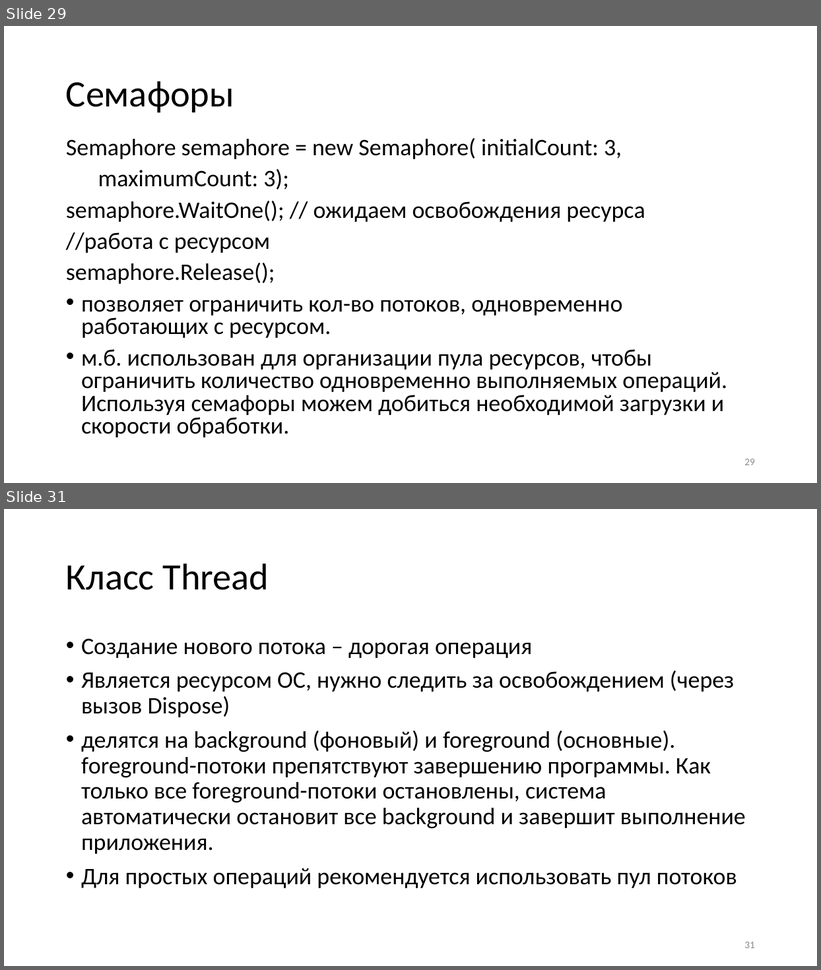
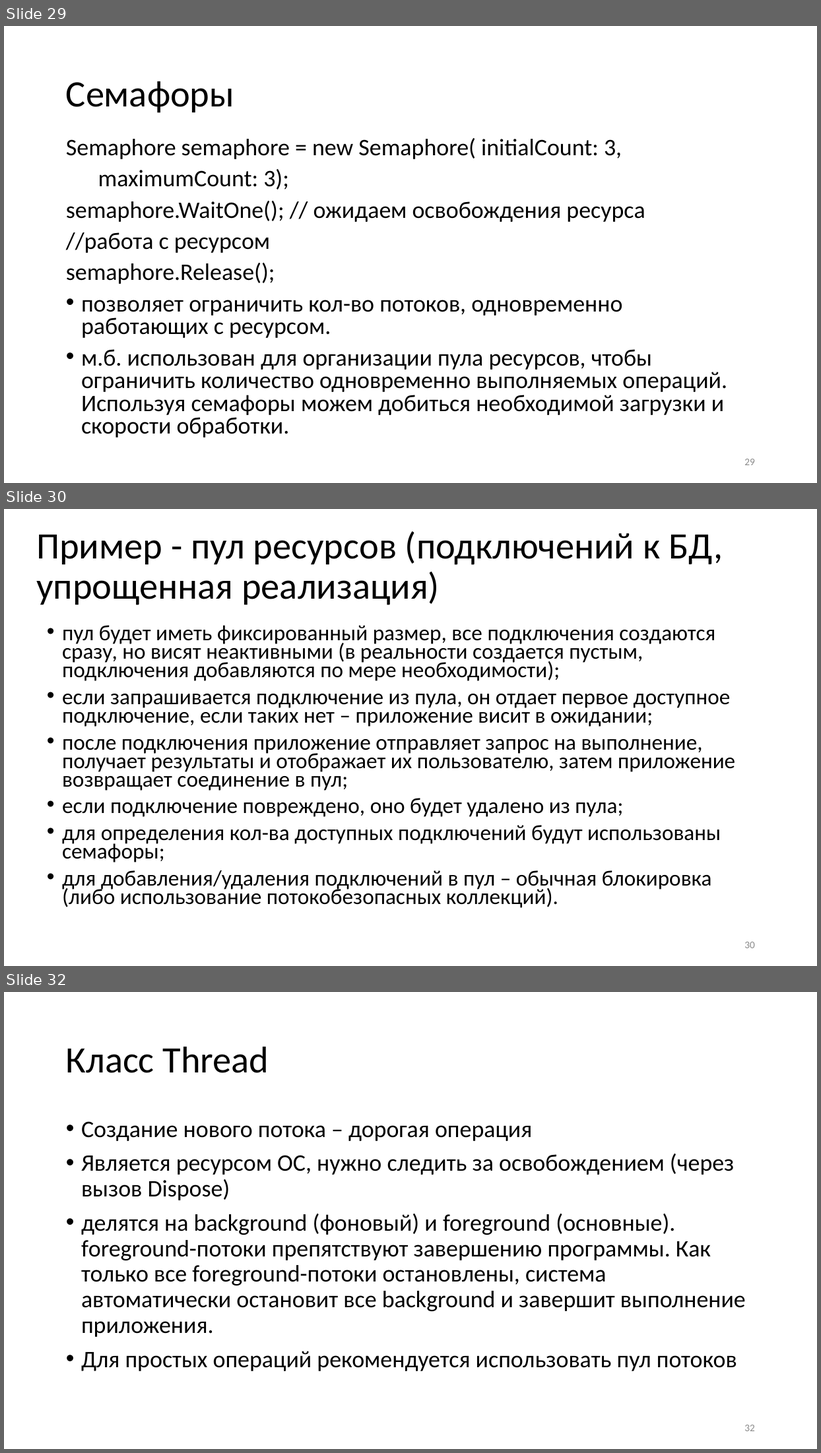
Before and after one commit to blockin90/Programming_PIB, a slide deck: Лекции/3 семестр/Часть 3/Программирование лекция 3.3.pptx. Shown one above the other, each under a label of ours: slides 29 and 31 before the commit, slides 29, 30 and 32 after it; the slides between them are not shown. The pictures are 821x970 and 821x1453 pixels, drawn with LibreOffice and Linux fonts; fonts in the diff are those of the drawing. Boxes give left, top, right and bottom in pixels: in the first picture for what was removed or moved away, otherwise in the second. Text is boxed around its words. In the diff, an @@ line names an element or a change of style, - is before the commit and + after.

Commit message:
Правки 3й части лекций 3го семестра
Дополнено описание примера для реализации пула ресурсов
Добавлены примеры async/await

```diff
--- a/Лекции/3 семестр/Часть 3/Программирование лекция 3.3.pptx
+++ b/Лекции/3 семестр/Часть 3/Программирование лекция 3.3.pptx
@@ slide 30 added at <box>4,509,817,966</box>, background #FFFFFF @@
@@ title added at <box>36,531,723,605</box>, 44 pt, text #000000 @@
+Пример - пул ресурсов (подключений к БД,
+упрощенная реализация)
@@ text added at <box>62,625,735,908</box>, 25.9 pt, text #000000 @@
+• пул будет иметь фиксированный размер, все подключения создаются сразу, но висят неактивными (в реальности создается пустым, подключения добавляются по мере необходимости);
+• если запрашивается подключение из пула, он отдает первое доступное подключение, если таких нет – приложение висит в ожидании;
+• после подключения приложение отправляет запрос на выполнение, получает результаты и отображает их пользователю, затем приложение возвращает соединение в пул;
+• если подключение повреждено, оно будет удалено из пула;
+• для определения кол-ва доступных подключений будут использованы семафоры;
+• для добавления/удаления подключений в пул – обычная блокировка (либо использование потокобезопасных коллекций).
@@ page number added at <box>745,942,755,949</box>, 12 pt, text #8C8C8C @@
+30
@@ what was slide 31 is now slide 32 @@
@@ page number at <box>745,1425,755,1432</box>: text changed @@
-31
+32
```
Also in this commit, not shown: 2 slides changed, 5 other slides added, 1 slide removed.
